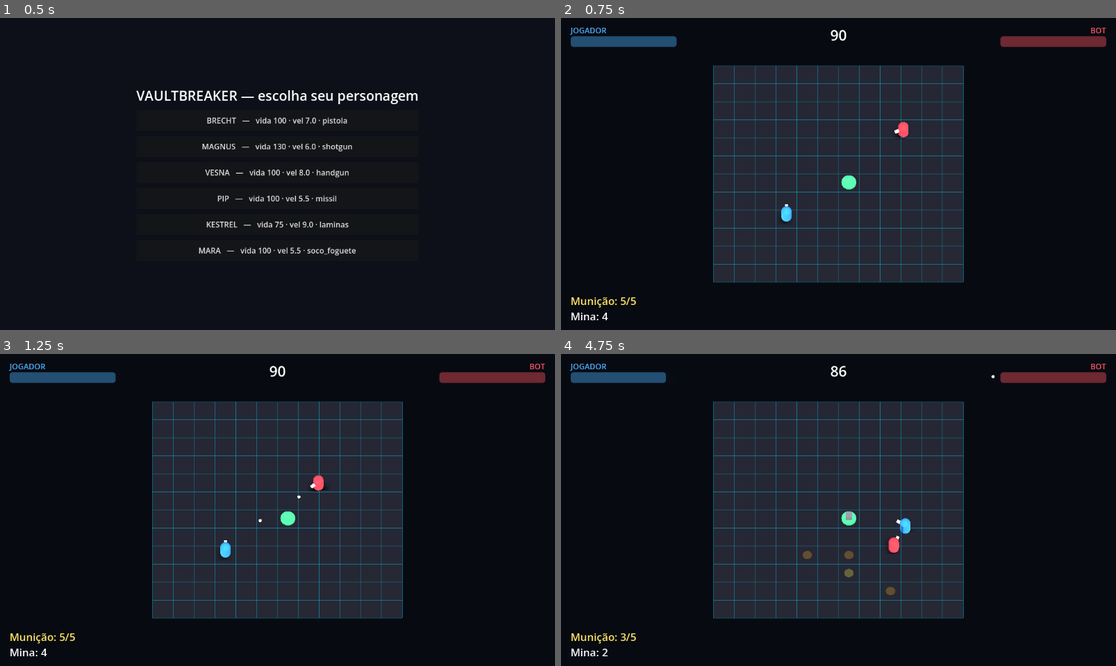
Above: before the commit, frames 1-4 (two rows, left to right).
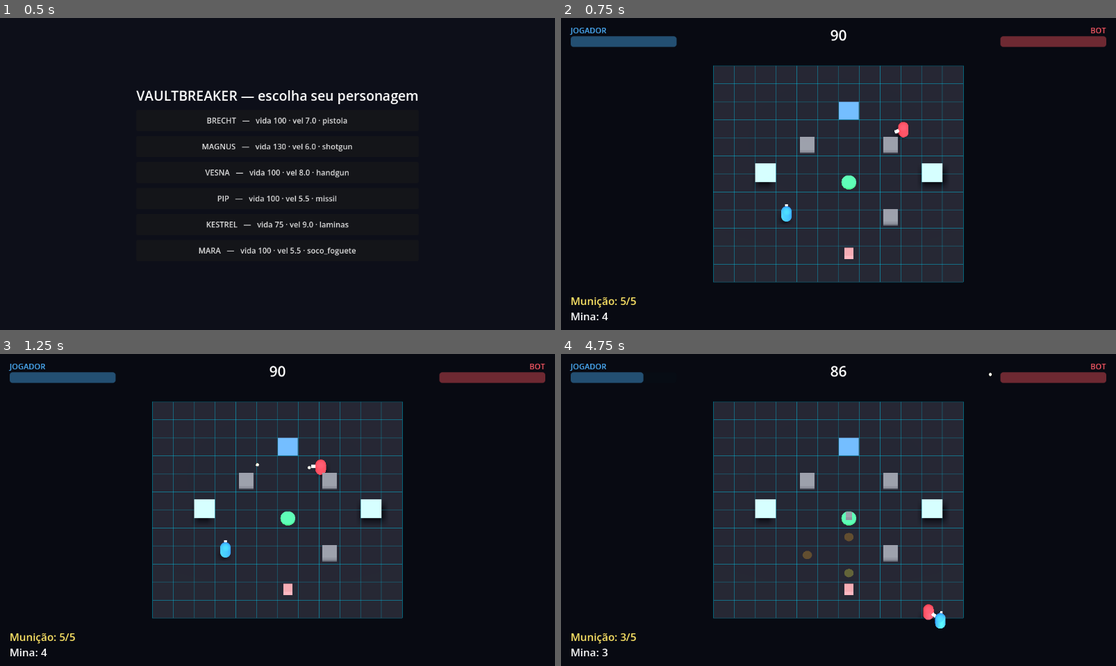
Above: after the commit, the same moments.

Repository: Philipe91/GamePh
Game: Godot game, scene res://scenes/ui/selecao.tscn
The game is run twice, just before and just after one commit, with the same random seed, the same clock (stepped at 60 frames per second) and the same inputs.
Inputs (mouse positions are in pixels of both pictures, inside the frame that each line leads up to):
- Up to frame 1 (0.5 s): no input
- Up to frame 2 (0.75 s): click "BRECHT — vida 100 · vel 7.0 ·…" at 0.5 s
- Up to frame 3 (1.25 s): no input
- Up to frame 4 (4.75 s): move the mouse to (960, 494) at 1.27 s; hold D 1.28-2.03 s; hold F 1.28-2.03 s; click (960, 494) at 1.42 s; tap Space at 1.52, 2.27, 3.77, 4.52 s; move the mouse to (727, 525) at 2.02 s; hold S 2.03-2.78 s; tap E at 2.1 s; move the mouse to (894, 441) at 2.77 s; hold D 2.78-3.53 s; hold Q 2.78-3.53 s; move the mouse to (810, 572) at 3.52 s; hold W 3.53-4.28 s; tap J at 3.6 s; click (810, 572) at 3.67 s; move the mouse to (1005, 556) at 4.27 s; hold A from 4.28 s (still down); hold K from 4.28 s (still down)

Frame 1 is identical in both runs. In frame 2, 1.2% of the frame differs, in the area x 34-70%, y 26-78%; in frame 3, 1.4%; in frame 4, 1.8%, in the area x 7-79%, y 5-97%.

Commit message:
D4 (Fase 6): field traps fiados nos mapas + 3o mapa - FASE 6 COMPLETA
- StatsMapa ganha obstaculos/bombas_caixa/esteiras/pontes/lancadores (Array[Vector2i])
- arena._colocar_field_traps() instancia tudo do mapa; _instanciar_em() posiciona no tile
- resources/mapas/fortaleza.tres (3o mapa); padrao e corredor receberam field traps
- 3 mapas jogaveis com field traps (criterio da Fase 6)
- fix: change_scene_to_file deferido na selecao (sem warning de arvore ocupada);
  _desenhar_grid usa queue_free no redesenho
- arena --demo-mapa pra screenshot; teste headless: os 3 mapas instanciam field traps 88/88

Co-Authored-By: Claude Opus 4.8 (1M context) <noreply@anthropic.com>
Claude-Session: https://claude.ai/code/session_017sHpnVfEfAT8FgcHs6ZGHw

Diff:
--- a/resources/mapas/corredor.tres
+++ b/resources/mapas/corredor.tres
@@ -11,3 +11,8 @@
 spawn_jogador = Vector2i(2, 5)
 spawn_bot = Vector2i(13, 5)
 vaults = Array[Vector2i]([Vector2i(8, 2), Vector2i(8, 7)])
+obstaculos = Array[Vector2i]([Vector2i(6, 5), Vector2i(9, 5)])
+bombas_caixa = Array[Vector2i]([Vector2i(8, 5)])
+esteiras = Array[Vector2i]([Vector2i(4, 5), Vector2i(11, 5)])
+pontes = Array[Vector2i]([Vector2i(8, 0), Vector2i(8, 9)])
+lancadores = Array[Vector2i]([Vector2i(0, 5), Vector2i(15, 5)])
--- /dev/null
+++ b/resources/mapas/fortaleza.tres
@@ -0,0 +1,18 @@
+[gd_resource type="Resource" script_class="StatsMapa" load_steps=2 format=3]
+
+[ext_resource type="Script" path="res://scripts/stats_mapa.gd" id="1"]
+
+[resource]
+script = ExtResource("1")
+nome = "Fortaleza"
+largura = 14
+altura = 14
+tamanho_tile = 2.0
+spawn_jogador = Vector2i(2, 7)
+spawn_bot = Vector2i(11, 7)
+vaults = Array[Vector2i]([Vector2i(7, 7), Vector2i(7, 2), Vector2i(7, 11)])
+obstaculos = Array[Vector2i]([Vector2i(5, 5), Vector2i(9, 5), Vector2i(5, 9), Vector2i(9, 9)])
+bombas_caixa = Array[Vector2i]([Vector2i(7, 5), Vector2i(7, 9)])
+esteiras = Array[Vector2i]([Vector2i(7, 0), Vector2i(7, 13)])
+pontes = Array[Vector2i]([Vector2i(0, 7), Vector2i(13, 7)])
+lancadores = Array[Vector2i]([Vector2i(2, 2), Vector2i(11, 11)])
--- a/resources/mapas/padrao.tres
+++ b/resources/mapas/padrao.tres
@@ -11,3 +11,8 @@
 spawn_jogador = Vector2i(3, 8)
 spawn_bot = Vector2i(9, 3)
 vaults = Array[Vector2i]([Vector2i(6, 6)])
+obstaculos = Array[Vector2i]([Vector2i(4, 4), Vector2i(8, 8)])
+bombas_caixa = Array[Vector2i]([Vector2i(8, 4)])
+esteiras = Array[Vector2i]([Vector2i(6, 2)])
+pontes = Array[Vector2i]([Vector2i(2, 6), Vector2i(10, 6)])
+lancadores = Array[Vector2i]([Vector2i(6, 10)])
--- a/scenes/arena/arena.gd
+++ b/scenes/arena/arena.gd
@@ -41,6 +41,10 @@
 	if "--demo-combate" in args:
 		_demo_combate_e_capturar()
 		return
+	# Demo de mapa: aplica um mapa com field traps (caixas, esteira, ponte, lançador).
+	if "--demo-mapa" in args:
+		_demo_mapa_e_capturar()
+		return
 	# Modo captura automatizada (screenshot pro dev). Só roda se passado --capturar.
 	if "--capturar" in args:
 		_capturar_e_sair()
@@ -62,8 +66,34 @@
 	$HUD.configurar(player, bot)
 	for c in mapa.vaults:
 		_colocar_vault(c)                           # Vaults do mapa (GDD 8)
+	_colocar_field_traps(mapa)                      # caixas, esteiras, lançadores, pontes
 	GameManager.faltam_30s.connect(_ao_faltar_30s)  # Spark Bit aos 30s (GDD 7.3)
 	GameManager.iniciar_partida([player, bot])
+
+
+## Instancia os field traps do mapa (GDD 10) nos tiles indicados. Posição antes do
+## add_child quando o _ready depende dela (esteira marca o tile).
+func _colocar_field_traps(mapa: Resource) -> void:
+	for c in mapa.obstaculos:
+		_instanciar_em("res://scenes/field_traps/caixa.tscn", c, {"tipo": "obstaculo"})
+	for c in mapa.bombas_caixa:
+		_instanciar_em("res://scenes/field_traps/caixa.tscn", c, {"tipo": "bomba"})
+	for c in mapa.esteiras:
+		_instanciar_em("res://scenes/field_traps/esteira.tscn", c, {})
+	for c in mapa.pontes:
+		_instanciar_em("res://scenes/field_traps/ponte.tscn", c, {})
+	for c in mapa.lancadores:
+		_instanciar_em("res://scenes/field_traps/lancador.tscn", c, {})
+
+
+## Carrega uma cena, define propriedades e posiciona no centro do tile (y do chão).
+func _instanciar_em(caminho: String, coord: Vector2i, props: Dictionary) -> Node:
+	var n: Node = load(caminho).instantiate()
+	for k in props:
+		n.set(k, props[k])
+	n.position = GridManager.grid_to_world(coord)  # antes do add_child (esteira lê o tile)
+	add_child(n)
+	return n
 
 
 ## Instancia uma Vault no centro de um tile (cospe itens durante a partida).
@@ -95,7 +125,7 @@
 func _desenhar_grid() -> void:
 	var antigo := get_node_or_null("LinhasGrid")  # redesenho seguro (mapa pode mudar)
 	if antigo != null:
-		antigo.free()
+		antigo.queue_free()  # queue_free: seguro mesmo durante o _ready (árvore ocupada)
 	var linhas := MeshInstance3D.new()
 	linhas.name = "LinhasGrid"
 	var im := ImmediateMesh.new()
@@ -599,6 +629,22 @@
 	falhas += _checar("ponte dissolve a plasma", not is_instance_valid(pl))
 	falhas += _checar("plasma quebra a ponte", not is_instance_valid(ponte))
 
+	# Bloco D4 (Fase 6): os 3 mapas têm field traps e a arena os instancia.
+	for nome_mapa in ["padrao", "corredor", "fortaleza"]:
+		var m: Resource = load("res://resources/mapas/%s.tres" % nome_mapa)
+		var n_destr: int = get_tree().get_nodes_in_group("destrutiveis").size()
+		var n_pontes: int = get_tree().get_nodes_in_group("pontes").size()
+		_colocar_field_traps(m)
+		await get_tree().physics_frame
+		var ok: bool = get_tree().get_nodes_in_group("destrutiveis").size() > n_destr \
+			and get_tree().get_nodes_in_group("pontes").size() > n_pontes
+		falhas += _checar("mapa %s instancia field traps" % nome_mapa, ok)
+	# Limpa os field traps de teste pra não poluir o resto.
+	for grupo in ["destrutiveis", "esteiras", "pontes"]:
+		for n in get_tree().get_nodes_in_group(grupo):
+			n.queue_free()
+	await get_tree().physics_frame
+
 	# Bloco 5: regras de vitória. Restaura os Healers (o bot levou as detonações do bloco 4).
 	player.healer = Combatente.HEALER_MAX
 	bot.healer = Combatente.HEALER_MAX
@@ -692,6 +738,26 @@
 	_capturar_e_sair()
 
 
+## Demo de mapa: aplica um mapa com field traps e captura (mostra caixas/esteira/ponte/lançador).
+func _demo_mapa_e_capturar() -> void:
+	bot.set_physics_process(false)
+	player.set_physics_process(false)
+	var mapa: Resource = preload("res://resources/mapas/padrao.tres")
+	GridManager.configurar_mapa(mapa)
+	_desenhar_grid()
+	await get_tree().physics_frame
+	player.global_position = GridManager.grid_to_world(mapa.spawn_jogador)
+	player.global_position.y = 1.0
+	bot.global_position = GridManager.grid_to_world(mapa.spawn_bot)
+	bot.global_position.y = 1.0
+	for c in mapa.vaults:
+		_colocar_vault(c)
+	_colocar_field_traps(mapa)
+	await get_tree().process_frame
+	await get_tree().process_frame
+	_capturar_e_sair()
+
+
 ## Demo de combate: Vault soltando item, projétil e Plasma em voo, e HUD com Unit.
 func _demo_combate_e_capturar() -> void:
 	$HUD.configurar(player, bot)
--- a/scenes/ui/selecao.gd
+++ b/scenes/ui/selecao.gd
@@ -69,4 +69,5 @@
 
 
 func _ir_pra_arena() -> void:
-	get_tree().change_scene_to_file(ARENA)
+	# Deferido: chamar do _ready troca a cena com a árvore ocupada (warning de remove_child).
+	get_tree().change_scene_to_file.call_deferred(ARENA)
--- a/scripts/stats_mapa.gd
+++ b/scripts/stats_mapa.gd
@@ -13,3 +13,10 @@
 @export var spawn_bot: Vector2i = Vector2i(9, 3)
 ## Tiles que recebem uma Vault (P.O.D.S.).
 @export var vaults: Array[Vector2i] = [Vector2i(6, 6)]
+
+## Field traps por posição (GDD 10). Direções usam defaults (esteira +X, lançador +Z).
+@export var obstaculos: Array[Vector2i] = []     # Obstacle Box (solta item)
+@export var bombas_caixa: Array[Vector2i] = []   # Bomb Box (explode)
+@export var esteiras: Array[Vector2i] = []       # Conveyer Belt
+@export var pontes: Array[Vector2i] = []         # passarela (evasão da Plasma)
+@export var lancadores: Array[Vector2i] = []     # Laser/Rocket Launcher
Not shown, changed: docs/PLANO_NOTURNO.md
